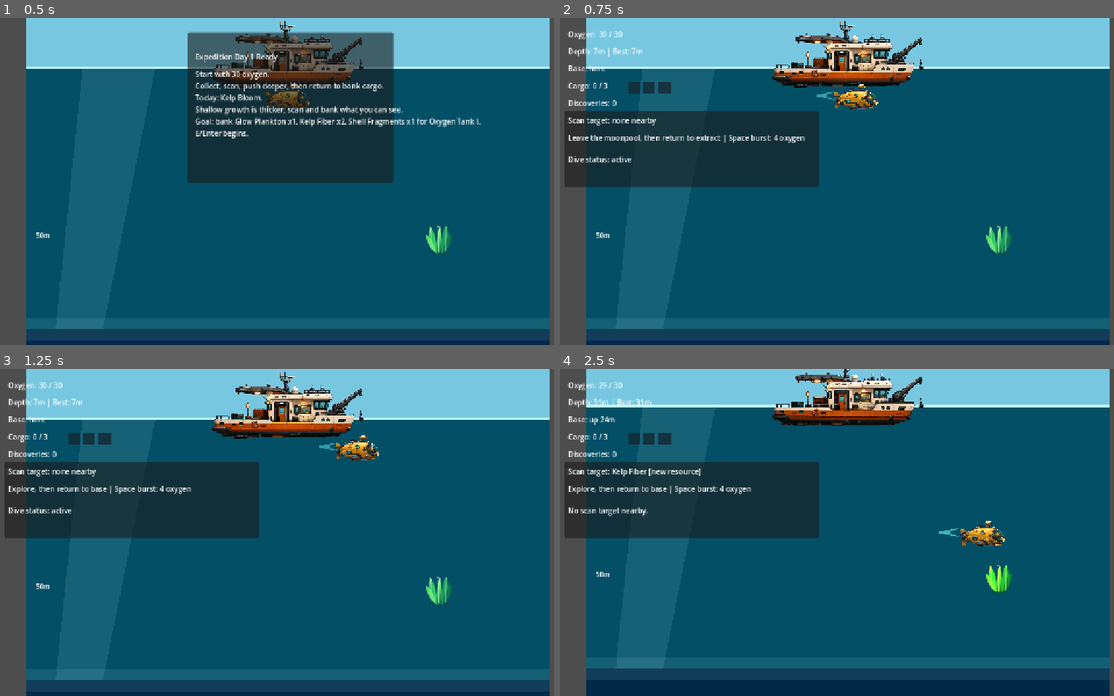
Above: before the commit, frames 1-4 (two rows, left to right).
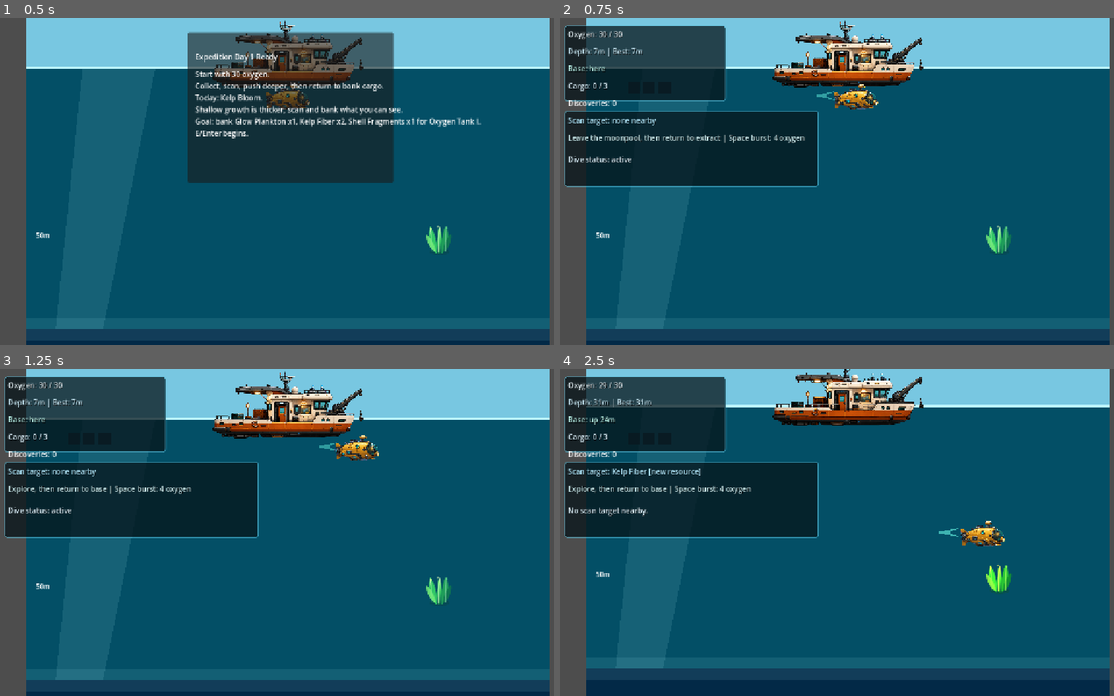
Above: after the commit, the same moments.

Repository: joeypshell/OceanGame
Game: Godot game, scene res://scenes/Main.tscn
Same seed, same stepped clock (60 frames per second), same inputs: the game is played once before the commit and once after it.
Inputs:
- Up to frame 1 (0.5 s): no input
- Up to frame 2 (0.75 s): tap Enter at 0.5 s; hold D (move_right) from 0.53 s (still down); tap E (interact) at 0.6 s
- Up to frame 3 (1.25 s): keep holding D (move_right)
- Up to frame 4 (2.5 s): release D (move_right) at 1.28 s; hold S (move_down) 1.28-2.03 s; tap F (scan) at 1.35 s; hold D (move_right) from 2.03 s (still down); tap E (interact) at 2.1 s

Frame 1 is identical in both runs. In frame 2, 7.8% of the frame differs, in the area x 0-47%, y 2-52%; in frame 3, 7.8%; in frame 4, 7.9%.

Commit message:
Resolve #240 implement compact HUD skin

Diff:
--- a/scenes/Main.tscn
+++ b/scenes/Main.tscn
@@ -34,6 +34,38 @@
 [sub_resource type="RectangleShape2D" id="RectangleShape2D_pressure_boundary"]
 size = Vector2(58, 520)
 
+[sub_resource type="StyleBoxFlat" id="StyleBoxFlat_hud_panel"]
+bg_color = Color(0.025, 0.075, 0.095, 0.74)
+border_width_left = 2
+border_width_top = 2
+border_width_right = 2
+border_width_bottom = 2
+border_color = Color(0.36, 0.78, 0.9, 0.58)
+corner_radius_top_left = 6
+corner_radius_top_right = 6
+corner_radius_bottom_right = 6
+corner_radius_bottom_left = 6
+content_margin_left = 12.0
+content_margin_top = 10.0
+content_margin_right = 12.0
+content_margin_bottom = 10.0
+
+[sub_resource type="StyleBoxFlat" id="StyleBoxFlat_hud_warning_panel"]
+bg_color = Color(0.11, 0.055, 0.035, 0.78)
+border_width_left = 2
+border_width_top = 2
+border_width_right = 2
+border_width_bottom = 2
+border_color = Color(1, 0.62, 0.28, 0.72)
+corner_radius_top_left = 6
+corner_radius_top_right = 6
+corner_radius_bottom_right = 6
+corner_radius_bottom_left = 6
+content_margin_left = 12.0
+content_margin_top = 10.0
+content_margin_right = 12.0
+content_margin_bottom = 10.0
+
 [node name="Main" type="Node2D"]
 script = ExtResource("1_main_script")
 
@@ -1043,6 +1075,14 @@
 
 [node name="HUD" type="CanvasLayer" parent="."]
 
+[node name="ActiveStatsPanel" type="Panel" parent="HUD"]
+visible = false
+offset_left = 16.0
+offset_top = 16.0
+offset_right = 372.0
+offset_bottom = 184.0
+theme_override_styles/panel = SubResource("StyleBoxFlat_hud_panel")
+
 [node name="Hint" type="Label" parent="HUD"]
 visible = false
 offset_left = 24.0
@@ -1064,6 +1104,10 @@
 offset_top = 24.0
 offset_right = 360.0
 offset_bottom = 56.0
+theme_override_colors/font_color = Color(0.93, 0.98, 1, 1)
+theme_override_colors/font_shadow_color = Color(0, 0.025, 0.035, 0.95)
+theme_override_constants/shadow_offset_x = 1
+theme_override_constants/shadow_offset_y = 1
 text = "Oxygen: 30 / 30"
 
 [node name="Depth" type="Label" parent="HUD"]
@@ -1071,6 +1115,10 @@
 offset_top = 62.0
 offset_right = 360.0
 offset_bottom = 94.0
+theme_override_colors/font_color = Color(0.8, 0.93, 0.98, 1)
+theme_override_colors/font_shadow_color = Color(0, 0.025, 0.035, 0.95)
+theme_override_constants/shadow_offset_x = 1
+theme_override_constants/shadow_offset_y = 1
 text = "Depth: 0m | Best: 0m"
 
 [node name="BaseDirection" type="Label" parent="HUD"]
@@ -1078,6 +1126,10 @@
 offset_top = 100.0
 offset_right = 360.0
 offset_bottom = 132.0
+theme_override_colors/font_color = Color(0.74, 0.96, 0.92, 1)
+theme_override_colors/font_shadow_color = Color(0, 0.025, 0.035, 0.95)
+theme_override_constants/shadow_offset_x = 1
+theme_override_constants/shadow_offset_y = 1
 text = "Base: here"
 
 [node name="Cargo" type="Label" parent="HUD"]
@@ -1085,6 +1137,10 @@
 offset_top = 138.0
 offset_right = 148.0
 offset_bottom = 170.0
+theme_override_colors/font_color = Color(0.88, 0.96, 1, 1)
+theme_override_colors/font_shadow_color = Color(0, 0.025, 0.035, 0.95)
+theme_override_constants/shadow_offset_x = 1
+theme_override_constants/shadow_offset_y = 1
 text = "Cargo: 0 / 3"
 
 [node name="CargoSlots" type="Node2D" parent="HUD"]
@@ -1093,25 +1149,25 @@
 [node name="Slot1" type="ColorRect" parent="HUD/CargoSlots"]
 offset_right = 26.0
 offset_bottom = 26.0
-color = Color(0.08, 0.16, 0.2, 0.82)
+color = Color(0.035, 0.1, 0.13, 0.9)
 
 [node name="Slot2" type="ColorRect" parent="HUD/CargoSlots"]
 offset_left = 34.0
 offset_right = 60.0
 offset_bottom = 26.0
-color = Color(0.08, 0.16, 0.2, 0.82)
+color = Color(0.035, 0.1, 0.13, 0.9)
 
 [node name="Slot3" type="ColorRect" parent="HUD/CargoSlots"]
 offset_left = 68.0
 offset_right = 94.0
 offset_bottom = 26.0
-color = Color(0.08, 0.16, 0.2, 0.82)
+color = Color(0.035, 0.1, 0.13, 0.9)
 
 [node name="Slot4" type="ColorRect" parent="HUD/CargoSlots"]
 offset_left = 102.0
 offset_right = 128.0
 offset_bottom = 26.0
-color = Color(0.02, 0.05, 0.07, 0.42)
+color = Color(0.015, 0.035, 0.045, 0.42)
 
 [node name="Icon1" type="Polygon2D" parent="HUD/CargoSlots"]
 visible = false
@@ -1160,12 +1216,17 @@
 offset_top = 204.0
 offset_right = 576.0
 offset_bottom = 372.0
+theme_override_styles/panel = SubResource("StyleBoxFlat_hud_panel")
 
 [node name="Status" type="Label" parent="HUD"]
 offset_left = 24.0
 offset_top = 300.0
 offset_right = 560.0
 offset_bottom = 364.0
+theme_override_colors/font_color = Color(0.88, 0.96, 1, 1)
+theme_override_colors/font_shadow_color = Color(0, 0.025, 0.035, 0.95)
+theme_override_constants/shadow_offset_x = 1
+theme_override_constants/shadow_offset_y = 1
 text = "Dive status: active"
 autowrap_mode = 2
 
@@ -1174,6 +1235,10 @@
 offset_top = 252.0
 offset_right = 560.0
 offset_bottom = 292.0
+theme_override_colors/font_color = Color(0.82, 0.95, 0.96, 1)
+theme_override_colors/font_shadow_color = Color(0, 0.025, 0.035, 0.95)
+theme_override_constants/shadow_offset_x = 1
+theme_override_constants/shadow_offset_y = 1
 text = "Safe base: press E or Enter to extract"
 autowrap_mode = 2
 
@@ -1182,6 +1247,10 @@
 offset_top = 214.0
 offset_right = 560.0
 offset_bottom = 248.0
+theme_override_colors/font_color = Color(0.7, 0.92, 1, 1)
+theme_override_colors/font_shadow_color = Color(0, 0.025, 0.035, 0.95)
+theme_override_constants/shadow_offset_x = 1
+theme_override_constants/shadow_offset_y = 1
 text = "Scan target: none nearby"
 
 [node name="OxygenWarningPanel" type="Panel" parent="HUD"]
@@ -1190,12 +1259,17 @@
 offset_top = 24.0
 offset_right = 1256.0
 offset_bottom = 92.0
+theme_override_styles/panel = SubResource("StyleBoxFlat_hud_warning_panel")
 
 [node name="OxygenWarning" type="Label" parent="HUD/OxygenWarningPanel"]
 offset_left = 16.0
 offset_top = 10.0
 offset_right = 326.0
 offset_bottom = 58.0
+theme_override_colors/font_color = Color(1, 0.88, 0.68, 1)
+theme_override_colors/font_shadow_color = Color(0.06, 0.02, 0.01, 0.95)
+theme_override_constants/shadow_offset_x = 1
+theme_override_constants/shadow_offset_y = 1
 text = "LOW OXYGEN - PLAN RETURN"
 autowrap_mode = 2
 
--- a/scripts/main.gd
+++ b/scripts/main.gd
@@ -67,6 +67,7 @@
 @onready var base_zone: Area2D = $BaseZone
 @onready var hint_label: Label = $HUD/Hint
 @onready var bounds_hint_label: Label = $HUD/BoundsHint
+@onready var active_stats_panel: Panel = $HUD/ActiveStatsPanel
 @onready var oxygen_label: Label = $HUD/Oxygen
 @onready var depth_label: Label = $HUD/Depth
 @onready var base_direction_label: Label = $HUD/BaseDirection
@@ -976,6 +977,7 @@
 	var has_surface_panel := dive_session.result != DiveSessionScript.Result.DIVING
 	hint_label.visible = false
 	bounds_hint_label.visible = false
+	active_stats_panel.visible = is_diving
 	oxygen_label.visible = is_diving
 	depth_label.visible = is_diving
 	base_direction_label.visible = is_diving
@@ -1144,15 +1146,15 @@
 func _cargo_slot_color(state: String) -> Color:
 	match state:
 		"kelp_fiber":
-			return Color(0.38, 0.88, 0.48, 0.95)
+			return Color(0.36, 0.86, 0.5, 0.95)
 		"shell_fragments":
-			return Color(0.96, 0.82, 0.54, 0.95)
+			return Color(0.94, 0.76, 0.46, 0.95)
 		"glow_plankton":
-			return Color(0.9, 1.0, 0.24, 0.95)
+			return Color(0.84, 0.98, 0.28, 0.95)
 		"locked":
-			return Color(0.02, 0.05, 0.07, 0.42)
+			return Color(0.015, 0.035, 0.045, 0.42)
 		_:
-			return Color(0.08, 0.16, 0.2, 0.82)
+			return Color(0.035, 0.1, 0.13, 0.9)
 
 func _cargo_slot_icon_polygon(state: String) -> PackedVector2Array:
 	match state:
Not shown: 1 places in scenes/Main.tscn that only renumber resources
Not shown, changed: docs/current/GAMEPLAY.md
